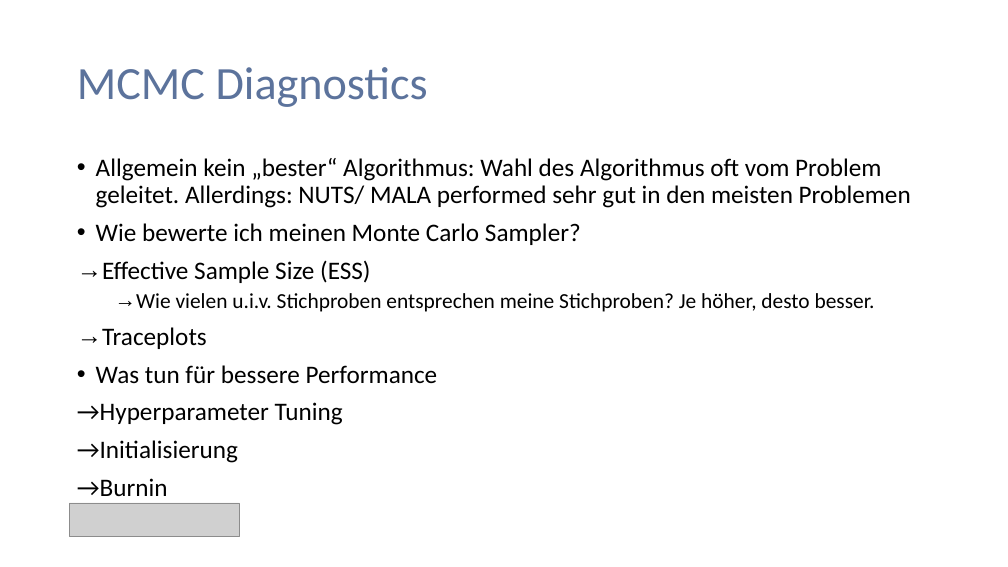
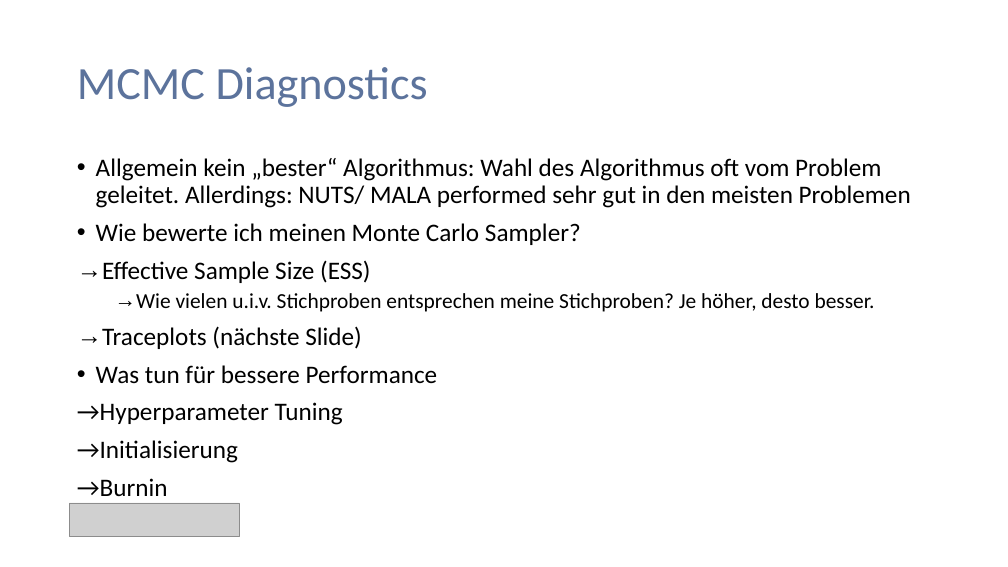
Before and after one commit to PaulNitschke/MCMC-Workshop---Stads, a slide deck: slide 26 of Präsentation_MonteCarlo.pptx. Drawn at 1008x567 pixels with LibreOffice and Linux fonts; fonts in the diff are those of the drawing; grey boxes stand for pictures. Boxes give left, top, right and bottom in pixels: in the first picture for what was removed or moved away, otherwise in the second. Text is boxed around its words. In the diff, an @@ line names an element or a change of style, - is before the commit and + after.

Commit message:
update presentation

```diff
--- a/Präsentation_MonteCarlo.pptx
+++ b/Präsentation_MonteCarlo.pptx
@@ text at <box>102,326,362,349</box>: text changed @@
-→ Traceplots
+→ Traceplots (nächste Slide)
```
